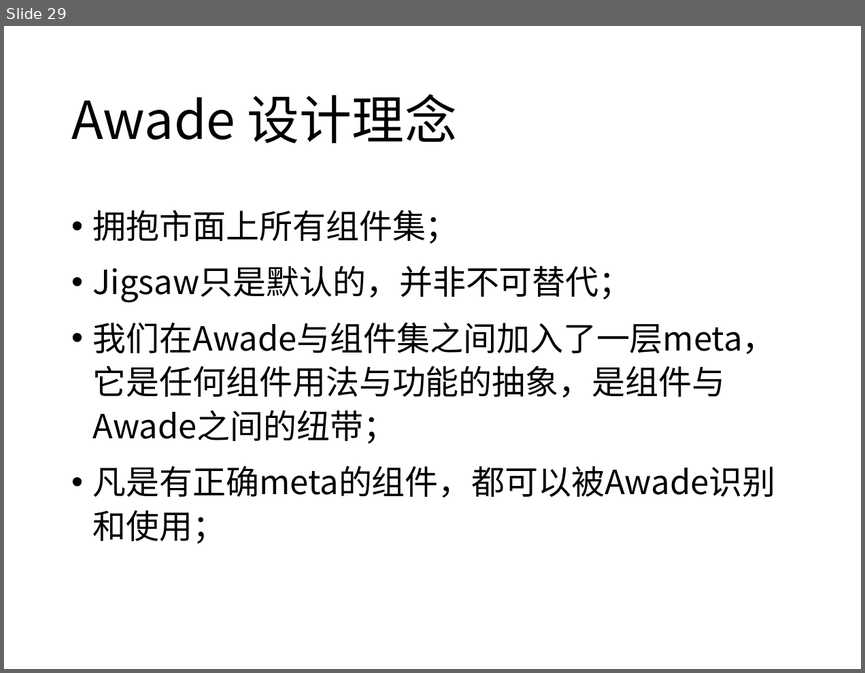
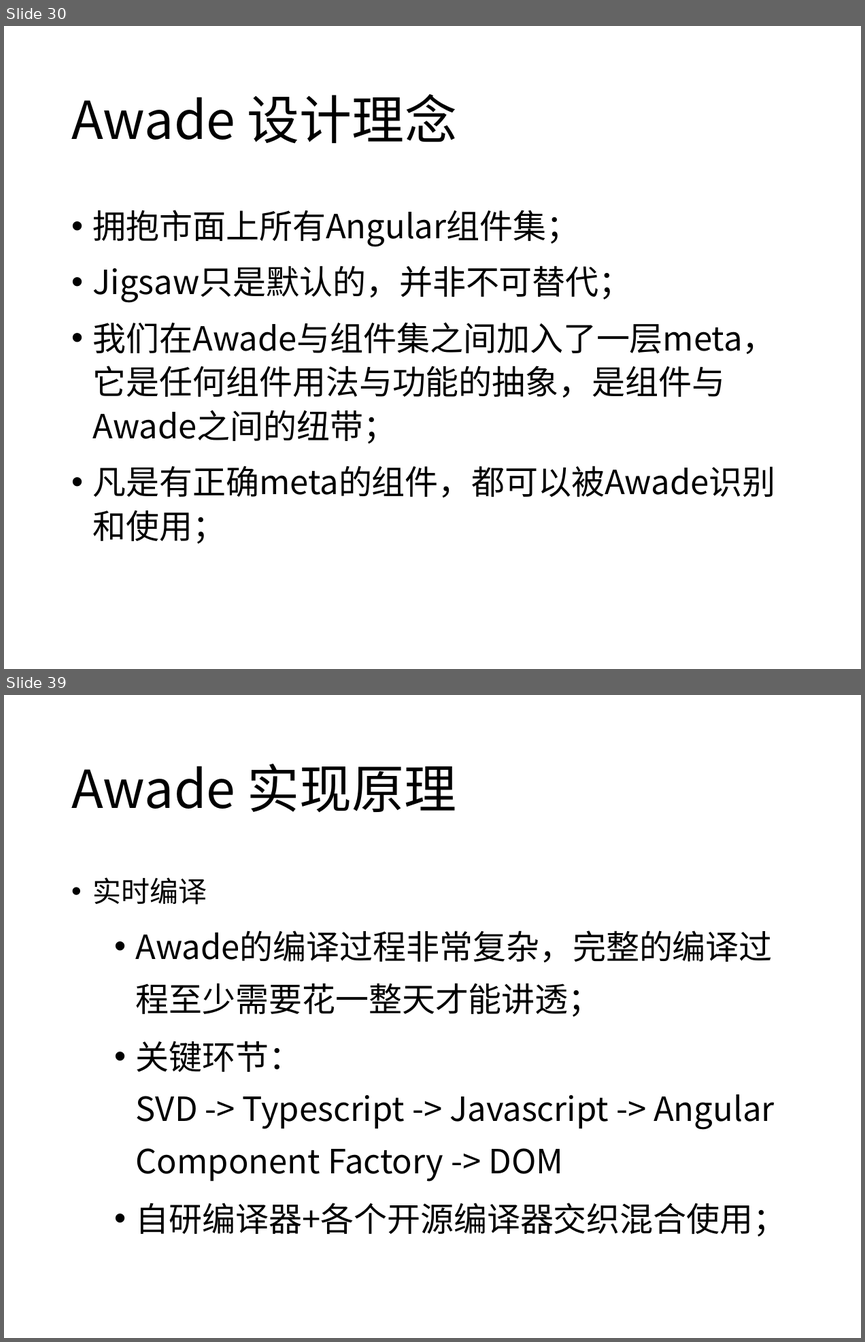
Before and after one commit to yibit/jigsaw, a slide deck: 让任何人迅速成为大前端开发者.pptx. Shown one above the other, each under a label of ours: slide 29 before the commit, slides 30 and 39 after it; the slides between them are not shown. The pictures are 865x673 and 865x1342 pixels, drawn with LibreOffice and Linux fonts; fonts in the diff are those of the drawing. Boxes give left, top, right and bottom in pixels: in the first picture for what was removed or moved away, otherwise in the second. Text is boxed around its words. In the diff, an @@ line names an element or a change of style, - is before the commit and + after.

```diff
--- a/让任何人迅速成为大前端开发者.pptx
+++ b/让任何人迅速成为大前端开发者.pptx
@@ slide 39 added at bbox=[4, 695, 861, 1338], background #FFFFFF @@
@@ title added at bbox=[71, 764, 457, 813], 44 pt, text #000000 @@
+Awade 实现原理
@@ text added at bbox=[93, 877, 787, 1236], 28 pt, text #000000 @@
+• 实时编译
+  • Awade的编译过程非常复杂，完整的编译过程至少需要花一整天才能讲透；
+  • 关键环节：
+    SVD -> Typescript -> Javascript -> Angular Component Factory -> DOM
+  • 自研编译器+各个开源编译器交织混合使用；
@@ what was slide 29 is now slide 30 @@
@@ slide 30 changed as well @@
@@ text at bbox=[93, 210, 580, 247]: text changed @@
-• 拥抱市面上所有组件集；
+• 拥抱市面上所有Angular组件集；
```
Also in this commit, not shown: 15 other slides changed, 20 other slides added.
